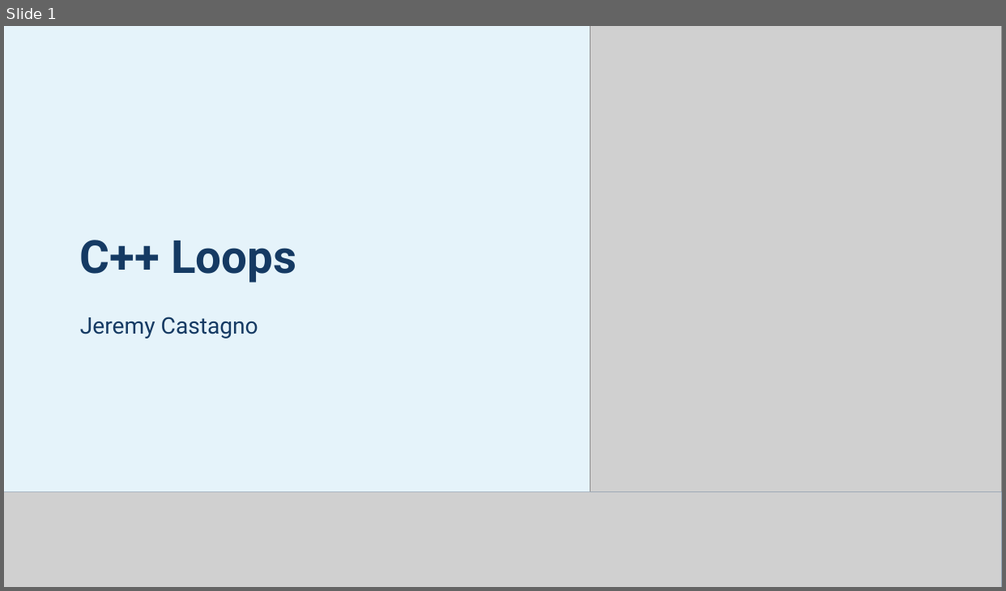
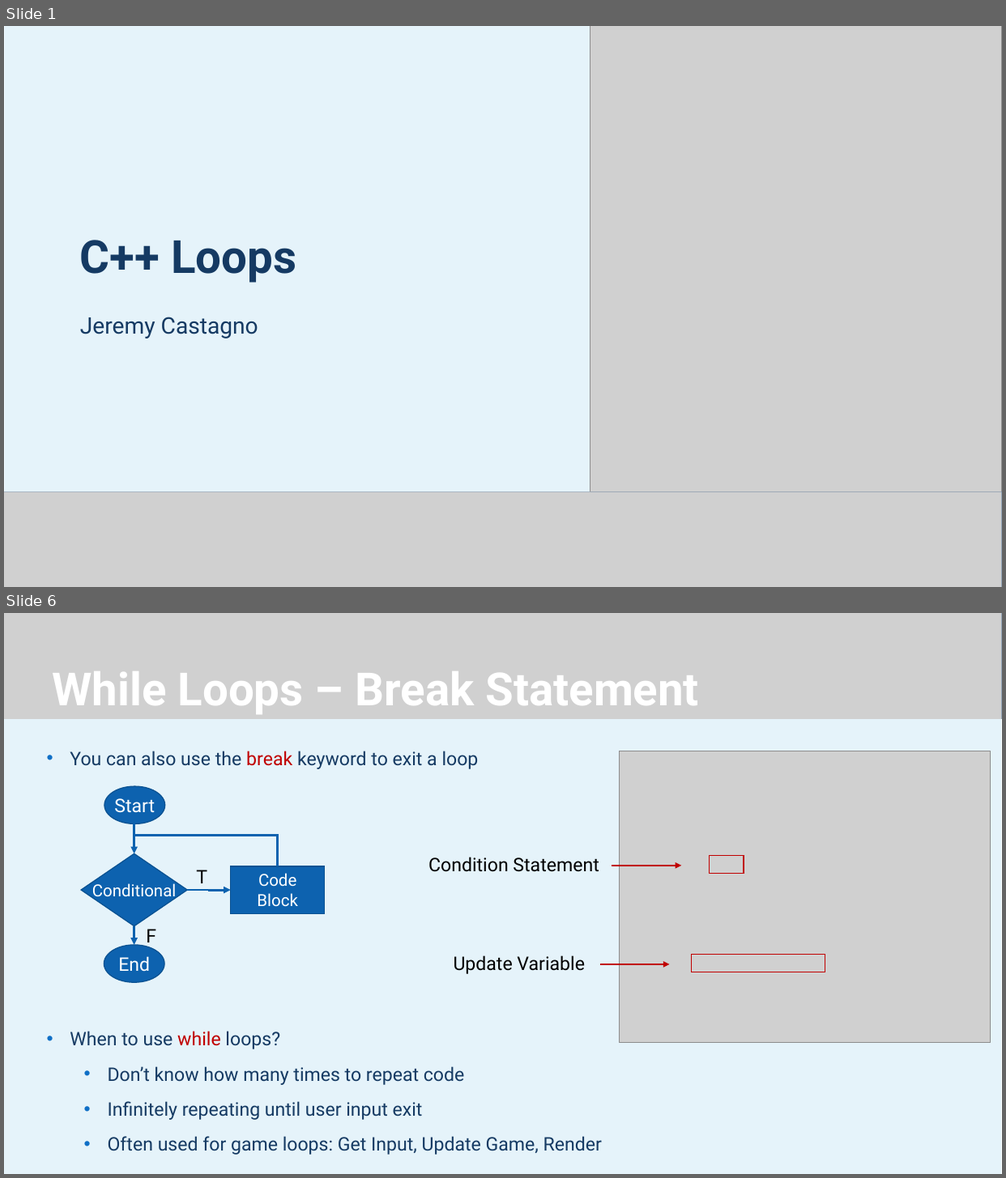
Before and after one commit to JeremyBYU/LoopIt, a slide deck: Lecture/LoopIt.pptx. Shown one above the other, each under a label of ours: slide 1 before the commit, slides 1 and 6 after it; the slides between them are not shown. The pictures are 1006x591 and 1006x1178 pixels, drawn with LibreOffice and Linux fonts; fonts in the diff are those of the drawing; grey boxes stand for pictures; background and template pictures are left out. Boxes give left, top, right and bottom in pixels: in the first picture for what was removed or moved away, otherwise in the second. Text is boxed around its words. In the diff, an @@ line names an element or a change of style, - is before the commit and + after.

Commit message:
Update For and While Loops

```diff
--- a/Lecture/LoopIt.pptx
+++ b/Lecture/LoopIt.pptx
@@ slide 6 added at [4,613,1002,1174], background #FFFFFF @@
@@ rectangle added at [4,613,1002,1174], fill #FFFFFF @@
@@ rectangle added at [4,613,1002,1174], fill #DBEFF9 at 70% opacity @@
@@ rectangle added at [4,613,1002,719], fill #1C4D83 @@
@@ picture added at [4,613,1002,719] @@
@@ title added at [52,671,699,714], 44 pt, text #FFFFFF, bold @@
+While Loops – Break Statement
@@ text added at [70,751,602,1155], 18 pt, text #153A63 @@
+• You can also use the break keyword to exit a loop
+• When to use while loops?
+  • Don’t know how many times to repeat code
+  • Infinitely repeating until user input exit
+  • Often used for game loops: Get Input, Update Game, Render
@@ picture added at [620,752,991,1043] @@
@@ ellipse added at [104,786,165,824], fill #0D62AF, outline #0B5292 1 pt, 18 pt, text #FFFFFF @@
+Start
@@ elbow line added from (134, 824) to (134, 842), #0D62AF 2.25 pt @@
@@ diamond added at [81,854,187,926], fill #0D62AF, outline #0B5292 1 pt, 16 pt, text #FFFFFF @@
+Conditional
@@ elbow arrow added from (278, 867) to (134, 854), #0D62AF 2.25 pt @@
@@ rectangle added at [710,855,744,874], outline #C00000 1 pt @@
@@ text added at [196,870,207,884], 18 pt, text #000000 @@
+T
@@ rectangle added at [231,867,325,914], fill #0D62AF, outline #0B5292 1 pt, 16 pt, text #FFFFFF @@
+Code Block
@@ text added at [428,857,599,872], 18 pt, text #000000 @@
+Condition Statement
@@ arrow added from (612, 866) to (681, 866), #C00000 1.5 pt @@
@@ elbow arrow added from (187, 890) to (231, 890), #0D62AF 2.25 pt @@
@@ elbow arrow added from (134, 926) to (134, 945), #0D62AF 2.25 pt @@
@@ ellipse added at [104,945,164,983], fill #0D62AF, outline #0B5292 1 pt, 18 pt, text #FFFFFF @@
+End
@@ text added at [146,929,156,947], 18 pt, text #000000 @@
+F
@@ text added at [454,956,585,974], 18 pt, text #000000 @@
+Update Variable
@@ arrow added from (601, 965) to (670, 965), #C00000 1.5 pt @@
@@ rectangle added at [691,954,825,973], outline #C00000 1 pt @@
```
Also in this commit, not shown: 6 other slides added, 1 slide removed, 3 other files.
